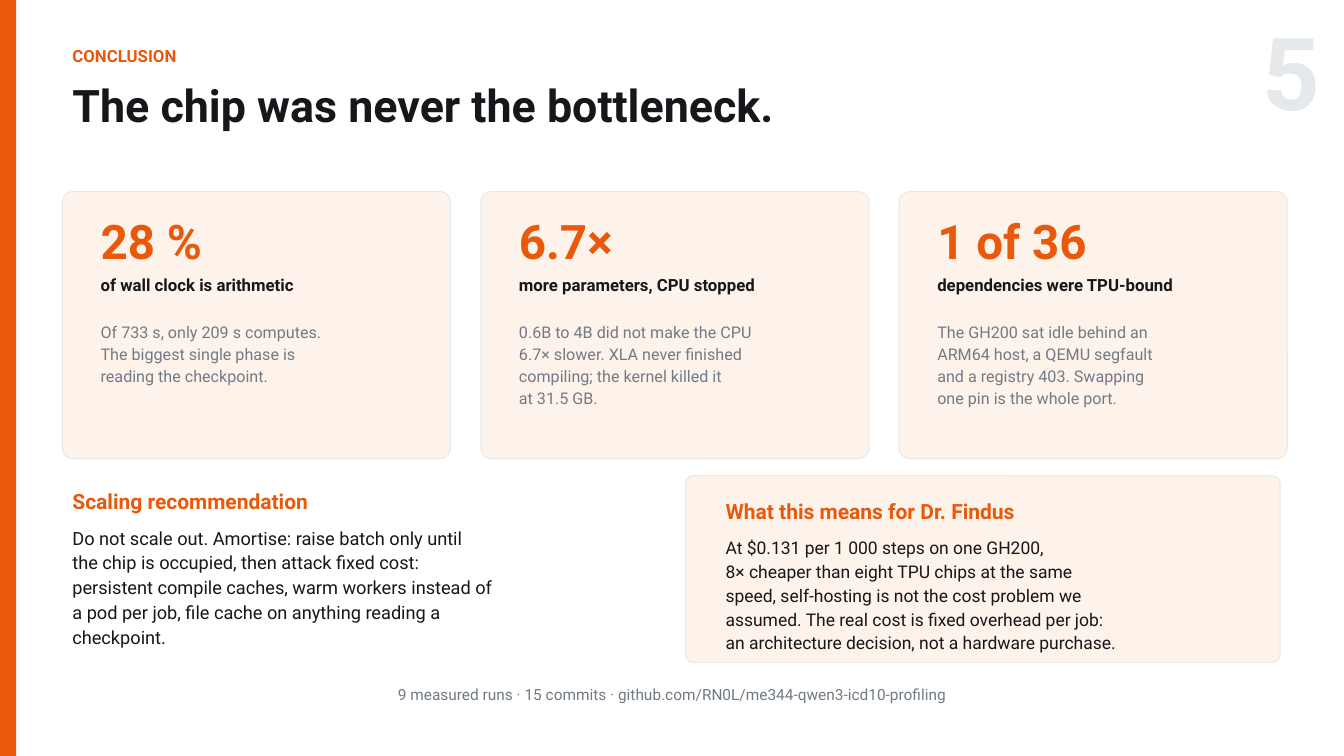
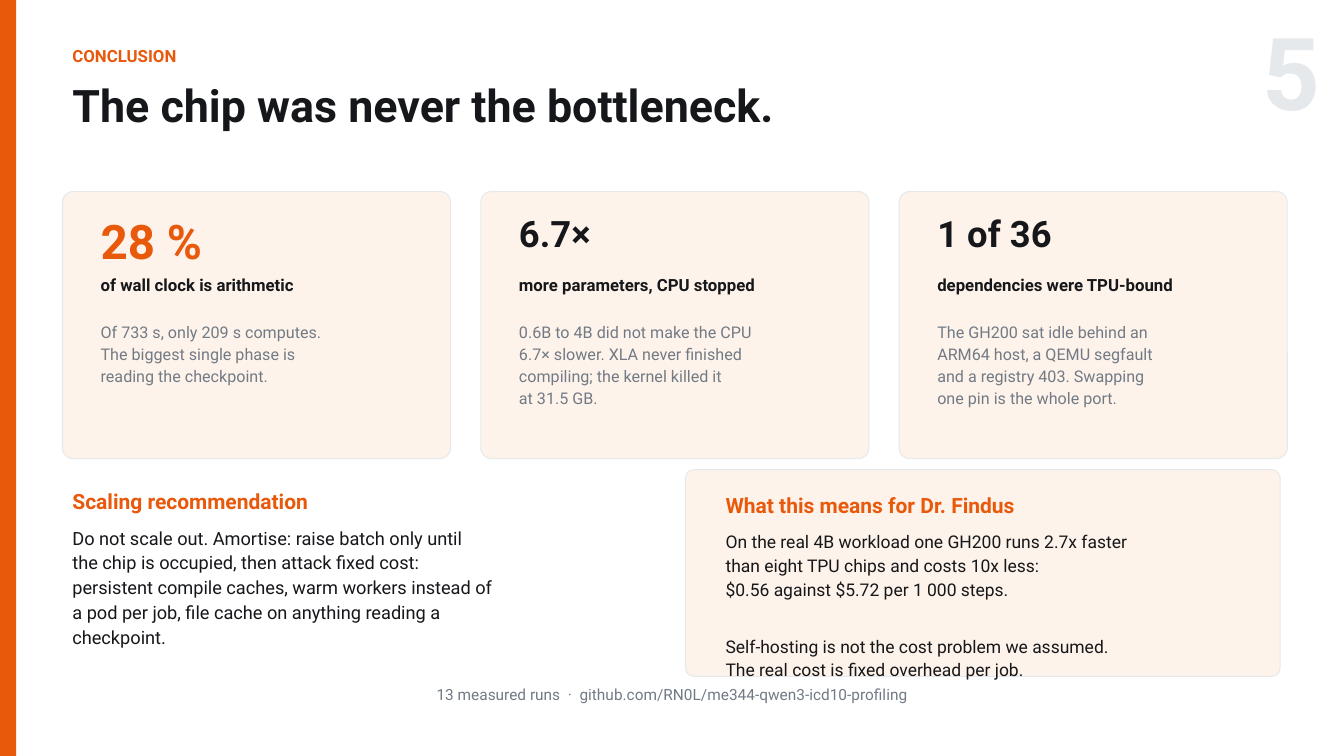
Before and after one commit to RN0L/me344-qwen3-icd10-profiling, a slide deck: slide 5 of slides/ME344_Final_Arnold_Hambuch.pptx. Drawn at 1344x756 pixels with LibreOffice and Linux fonts; fonts in the diff are those of the drawing. Boxes give left, top, right and bottom in pixels: in the first picture for what was removed or moved away, otherwise in the second. Text is boxed around its words. In the diff, an @@ line names an element or a change of style, - is before the commit and + after.

```diff
--- a/slides/ME344_Final_Arnold_Hambuch.pptx
+++ b/slides/ME344_Final_Arnold_Hambuch.pptx
@@ text "6.7×" at [519,221,591,248]: size 34 to 26 pt, text colour #E8590C to #15171A @@
@@ text "1 of 36" at [937,219,1052,248]: size 34 to 26 pt, text colour #E8590C to #15171A @@
@@ rounded rectangle: place and size @@
-rounded rectangle at [686,476,1280,662]
+rounded rectangle at [686,470,1280,677]
@@ text "What this means for Dr. ...": place and size @@
-text "What this means for Dr. ..." at [726,503,1014,520]
+text "What this means for Dr. ..." at [726,497,1014,514]
@@ text at [726,534,1126,680]: text changed @@
-At $0.131 per 1 000 steps on one GH200,
-8× cheaper than eight TPU chips at the same
-speed, self-hosting is not the cost problem we
-assumed. The real cost is fixed overhead per job:
-an architecture decision, not a hardware purchase.
+On the real 4B workload one GH200 runs 2.7x faster
+than eight TPU chips and costs 10x less:
+$0.56 against $5.72 per 1 000 steps.
+Self-hosting is not the cost problem we assumed.
+The real cost is fixed overhead per job.
@@ text at [437,688,908,703]: text changed @@
-9 measured runs · 15 commits · github.com/RN0L/me344-qwen3-icd10-profiling
+13 measured runs · github.com/RN0L/me344-qwen3-icd10-profiling
```
Also in this commit, not shown: 3 other slides changed, 1 slide added, 1 slide removed, 6 other files.
